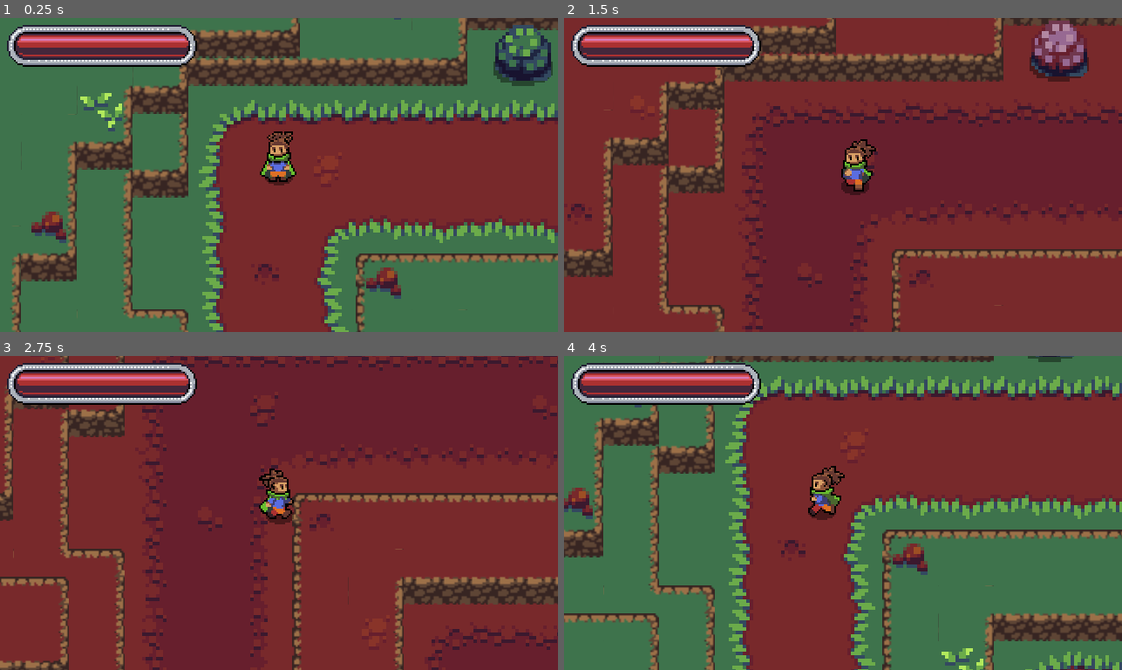
Above: before the commit, frames 1-4 (two rows, left to right).
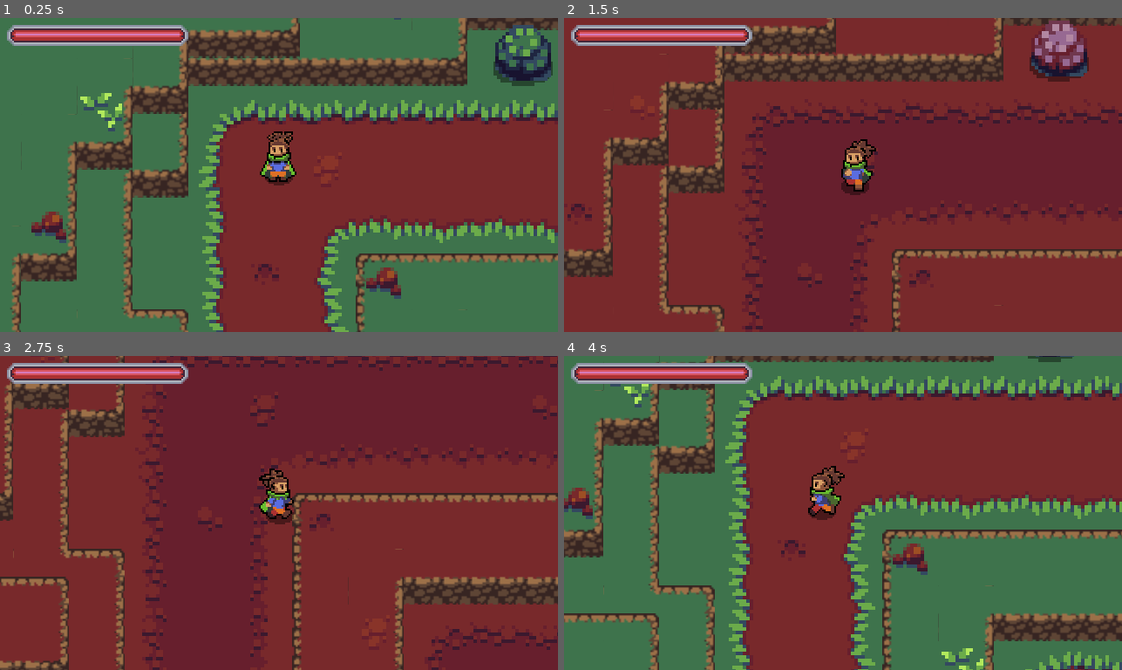
Above: after the commit, the same moments.

Repository: Thomas-Arndt/RPG.1
Game: Godot game, scene res://World/World.tscn
Two runs of this game, one before a commit and one after it. Both use one fixed random seed, a clock stepped at 60 frames per second and the inputs below.
Inputs:
- Up to frame 1 (0.25 s): no input
- Up to frame 2 (1.5 s): tap Enter at 0.5 s; hold Right (ui_right) 0.53-1.28 s; tap R (attack) at 0.6 s; hold Down (ui_down) from 1.28 s (still down); tap T (d_shift) at 1.35 s
- Up to frame 3 (2.75 s): release Down (ui_down) at 2.03 s; hold Right (ui_right) from 2.03 s (still down); tap E (roll) at 2.1 s
- Up to frame 4 (4 s): release Right (ui_right) at 2.78 s; hold Up (ui_up) 2.78-3.53 s; tap R (attack) at 2.85 s; hold Left (ui_left) from 3.53 s (still down); tap T (d_shift) at 3.6 s

The runs differ from the first frame. In frame 1, 4.2% of the frame differs, in the area x 1-36%, y 2-16%; in frame 2, 4.1%; in frame 3, 4.1%; in frame 4, 4.1%.

Commit message:
Redesign of fillBar 2d artwork

Diff:
--- a/UI/FillBar.tscn
+++ b/UI/FillBar.tscn
@@ -11,31 +11,31 @@
 [node name="LeftEmpty" type="TextureRect" parent="."]
 margin_left = 4.0
 margin_top = 4.0
-margin_right = 28.0
-margin_bottom = 28.0
+margin_right = 16.0
+margin_bottom = 16.0
 texture = ExtResource( 1 )
 
 [node name="MiddleEmpty" type="TextureRect" parent="."]
-margin_left = 28.0
+margin_left = 16.0
 margin_top = 4.0
-margin_right = 89.0
-margin_bottom = 28.0
-texture = ExtResource( 3 )
+margin_right = 96.0
+margin_bottom = 16.0
+texture = ExtResource( 2 )
 expand = true
 stretch_mode = 2
 
 [node name="RightEmpty" type="TextureRect" parent="."]
-margin_left = 89.0
+margin_left = 96.0
 margin_top = 4.0
-margin_right = 113.0
-margin_bottom = 28.0
-texture = ExtResource( 2 )
+margin_right = 108.0
+margin_bottom = 16.0
+texture = ExtResource( 3 )
 
 [node name="Fill" type="TextureRect" parent="."]
-margin_left = 9.0
-margin_top = 9.0
-margin_right = 109.0
-margin_bottom = 23.0
+margin_left = 6.0
+margin_top = 6.0
+margin_right = 106.0
+margin_bottom = 14.0
 rect_clip_content = true
 expand = true
 stretch_mode = 3
--- a/project.godot
+++ b/project.godot
@@ -39,25 +39,25 @@
 ui_left={
 "deadzone": 0.5,
 "events": [ Object(InputEventKey,"resource_local_to_scene":false,"resource_name":"","device":0,"alt":false,"shift":false,"control":false,"meta":false,"command":false,"pressed":false,"scancode":16777231,"physical_scancode":0,"unicode":0,"echo":false,"script":null)
-, Object(InputEventJoypadMotion,"resource_local_to_scene":false,"resource_name":"","device":0,"axis":0,"axis_value":-1.0,"script":null)
+, Object(InputEventJoypadButton,"resource_local_to_scene":false,"resource_name":"","device":0,"button_index":14,"pressure":0.0,"pressed":false,"script":null)
  ]
 }
 ui_right={
 "deadzone": 0.5,
 "events": [ Object(InputEventKey,"resource_local_to_scene":false,"resource_name":"","device":0,"alt":false,"shift":false,"control":false,"meta":false,"command":false,"pressed":false,"scancode":16777233,"physical_scancode":0,"unicode":0,"echo":false,"script":null)
-, Object(InputEventJoypadMotion,"resource_local_to_scene":false,"resource_name":"","device":0,"axis":0,"axis_value":1.0,"script":null)
+, Object(InputEventJoypadButton,"resource_local_to_scene":false,"resource_name":"","device":0,"button_index":15,"pressure":0.0,"pressed":false,"script":null)
  ]
 }
 ui_up={
 "deadzone": 0.5,
 "events": [ Object(InputEventKey,"resource_local_to_scene":false,"resource_name":"","device":0,"alt":false,"shift":false,"control":false,"meta":false,"command":false,"pressed":false,"scancode":16777232,"physical_scancode":0,"unicode":0,"echo":false,"script":null)
-, Object(InputEventJoypadMotion,"resource_local_to_scene":false,"resource_name":"","device":0,"axis":1,"axis_value":-1.0,"script":null)
+, Object(InputEventJoypadButton,"resource_local_to_scene":false,"resource_name":"","device":0,"button_index":12,"pressure":0.0,"pressed":false,"script":null)
  ]
 }
 ui_down={
 "deadzone": 0.5,
 "events": [ Object(InputEventKey,"resource_local_to_scene":false,"resource_name":"","device":0,"alt":false,"shift":false,"control":false,"meta":false,"command":false,"pressed":false,"scancode":16777234,"physical_scancode":0,"unicode":0,"echo":false,"script":null)
-, Object(InputEventJoypadMotion,"resource_local_to_scene":false,"resource_name":"","device":0,"axis":1,"axis_value":1.0,"script":null)
+, Object(InputEventJoypadButton,"resource_local_to_scene":false,"resource_name":"","device":0,"button_index":13,"pressure":0.0,"pressed":false,"script":null)
  ]
 }
 attack={
Binary file changed: UI/FillBarLeft.png
Binary file changed: UI/FillBarMiddle.png
Binary file changed: UI/FillBarRed.png
Binary file changed: UI/FillBarRight.png
